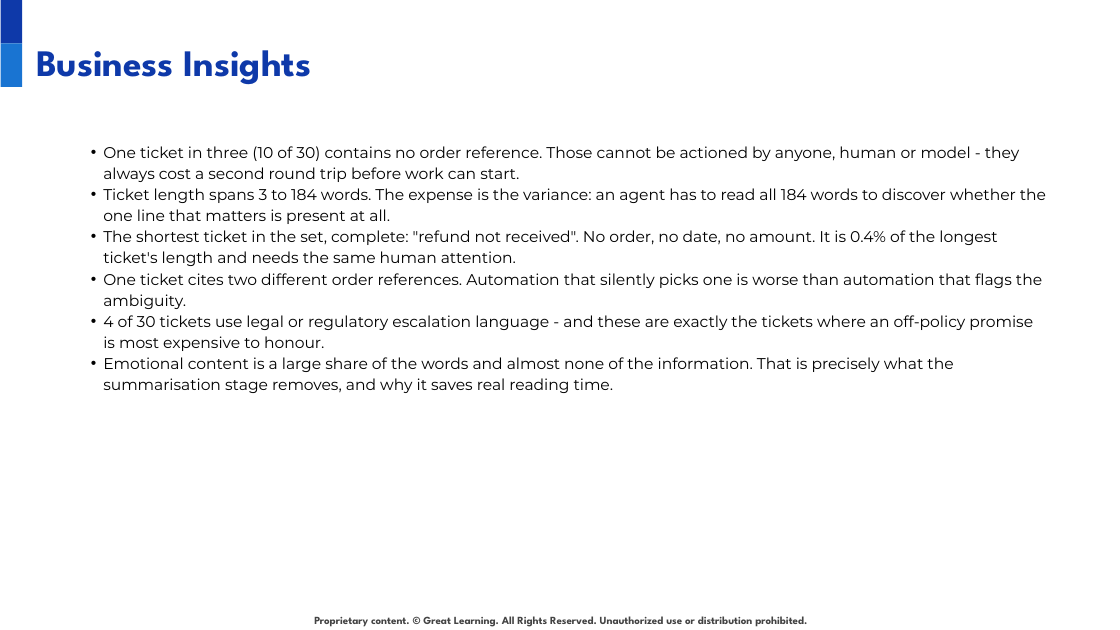
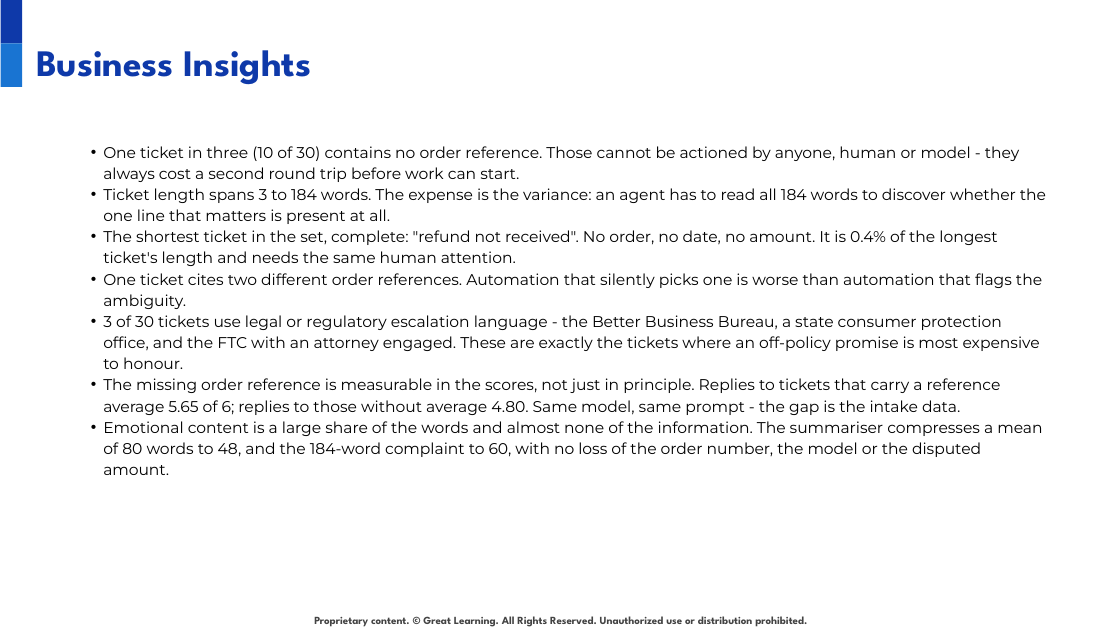
Before and after one commit to anirudhatalmale6-alt/shopnest-ticket-intelligence-n8n, a slide deck: slide 18 of deck/ShopNest_Solution_Presentation.pptx. Drawn at 1120x630 pixels with LibreOffice and Linux fonts; fonts in the diff are those of the drawing; background and template pictures are left out. Boxes give left, top, right and bottom in pixels: in the first picture for what was removed or moved away, otherwise in the second. Text is boxed around its words. In the diff, an @@ line names an element or a change of style, - is before the commit and + after.

```diff
--- a/deck/ShopNest_Solution_Presentation.pptx
+++ b/deck/ShopNest_Solution_Presentation.pptx
@@ text at (103,315,1042,475): text changed @@
-• 4 of 30 tickets use legal or regulatory escalation language - and these are exactly the tickets where an off-policy promise is most expensive to honour.
-• Emotional content is a large share of the words and almost none of the information. That is precisely what the summarisation stage removes, and why it saves real reading time.
+• 3 of 30 tickets use legal or regulatory escalation language - the Better Business Bureau, a state consumer protection office, and the FTC with an attorney engaged. These are exactly the tickets where an off-policy promise is most expensive to honour.
+• The missing order reference is measurable in the scores, not just in principle. Replies to tickets that carry a reference average 5.65 of 6; replies to those without average 4.80. Same model, same prompt - the gap is the intake data.
+• Emotional content is a large share of the words and almost none of the information. The summariser compresses a mean of 80 words to 48, and the 184-word complaint to 60, with no loss of the order number, the model or the disputed amount.
```
Also in this commit, not shown: 7 other slides changed, 13 other files.
